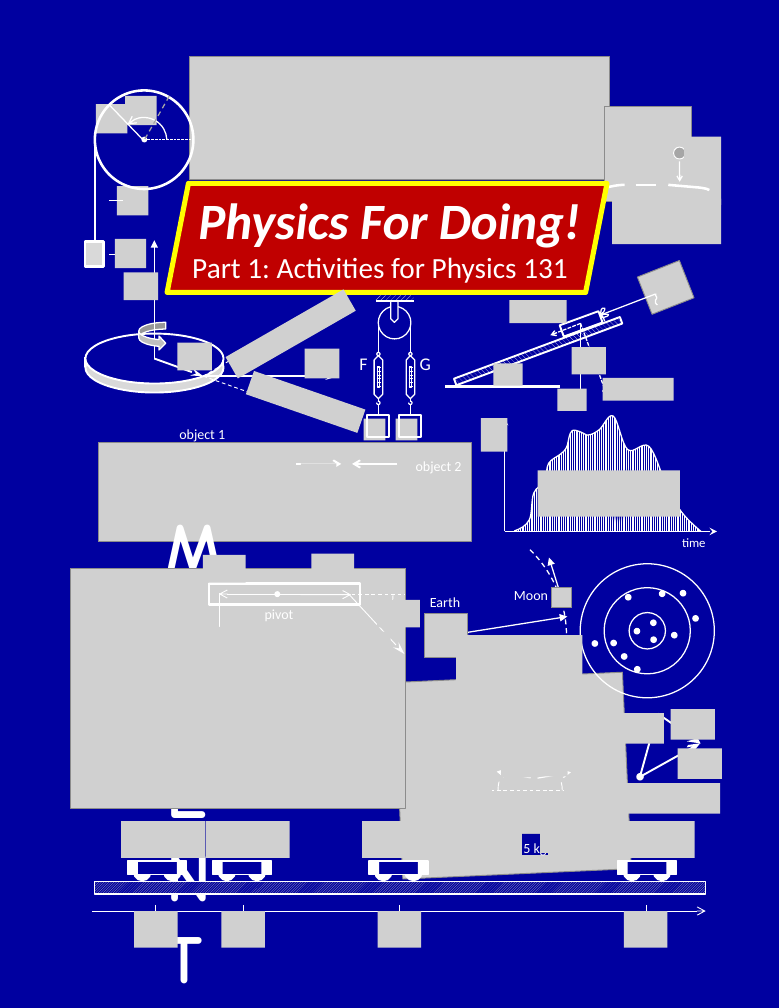
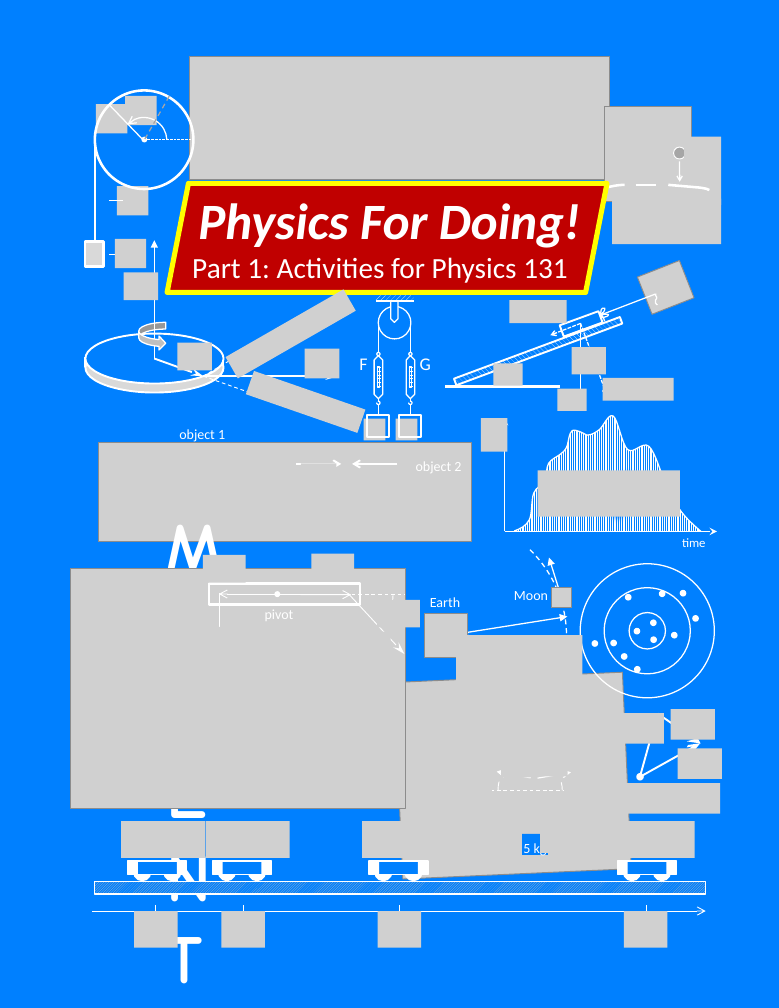
Before and after one commit to RichmondPhysics/131, a slide deck: slide 1 of StudentGuideModule1/131_front_pages/131_front_cover.pptx. Drawn at 779x1008 pixels with LibreOffice and Linux fonts; fonts in the diff are those of the drawing; grey boxes stand for pictures. Boxes give left, top, right and bottom in pixels: in the first picture for what was removed or moved away, otherwise in the second. Text is boxed around its words. In the diff, an @@ line names an element or a change of style, - is before the commit and + after.

```diff
--- a/StudentGuideModule1/131_front_pages/131_front_cover.pptx
+++ b/StudentGuideModule1/131_front_pages/131_front_cover.pptx
@@ fill #0000A0 to #0080FF in 12 elements at [522, 834, 548, 855], [0, 0, 779, 1008], [374, 356, 382, 399], [406, 356, 414, 399], [372, 299, 418, 346], [391, 301, 398, 322], [213, 861, 271, 874], [369, 861, 428, 874], [618, 861, 676, 874], [128, 861, 187, 874], [543, 466, 668, 529], [85, 334, 224, 384] @@
@@ rectangle at [377, 366, 379, 387]: fill #0000A0 to none @@
@@ rectangle at [409, 366, 411, 387]: fill #0000A0 to none @@
@@ fill pattern #FFFFFF on #0000A0 to pattern #FFFFFF on #0080FF in 3 elements at [376, 295, 413, 301], [454, 317, 623, 385], [514, 416, 701, 532] @@
@@ rectangle at [95, 882, 706, 894]: fill pattern #BFBFBF on #0000A0 to pattern #BFBFBF on #0080FF @@
```
Also in this commit, not shown: 4 other files.
